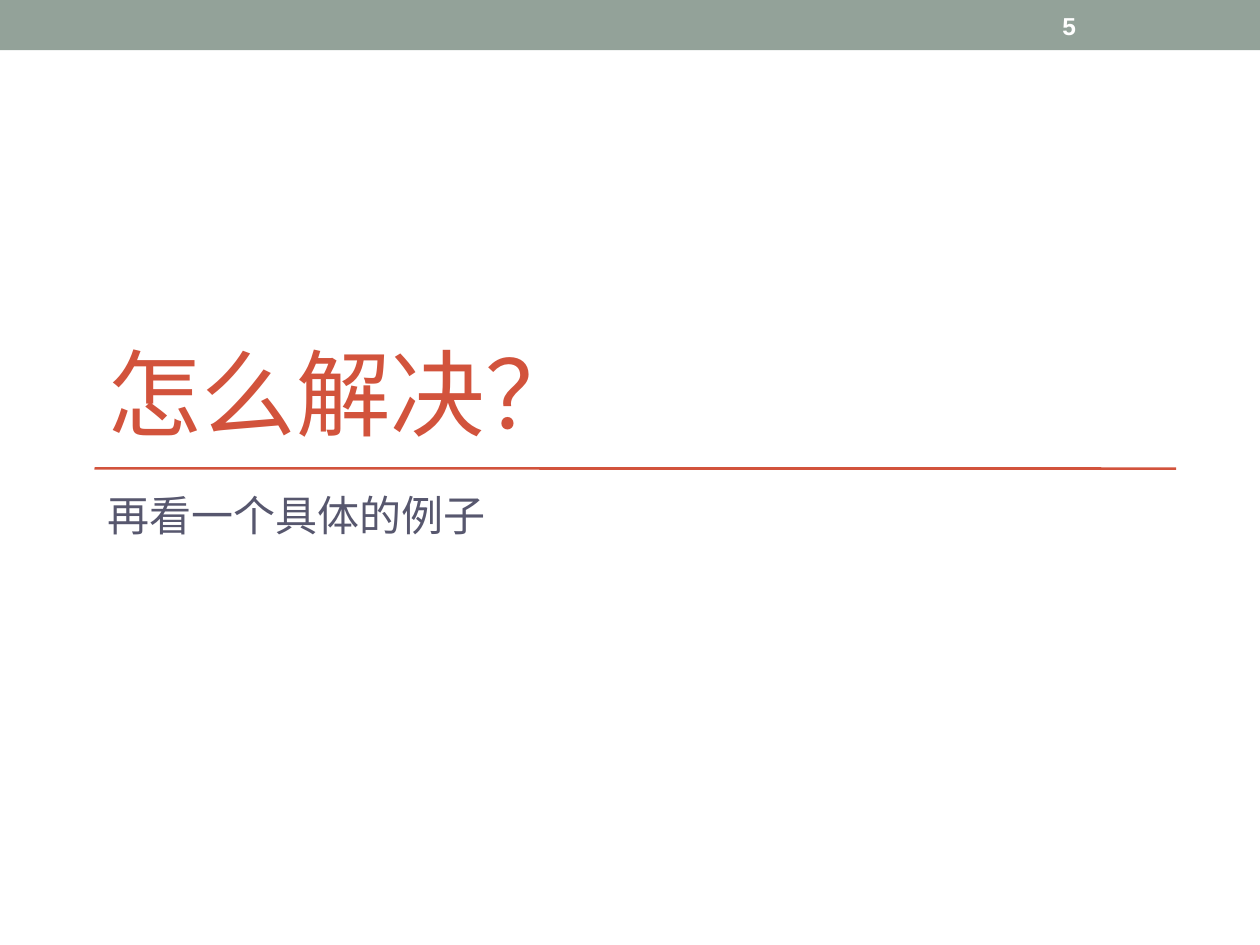
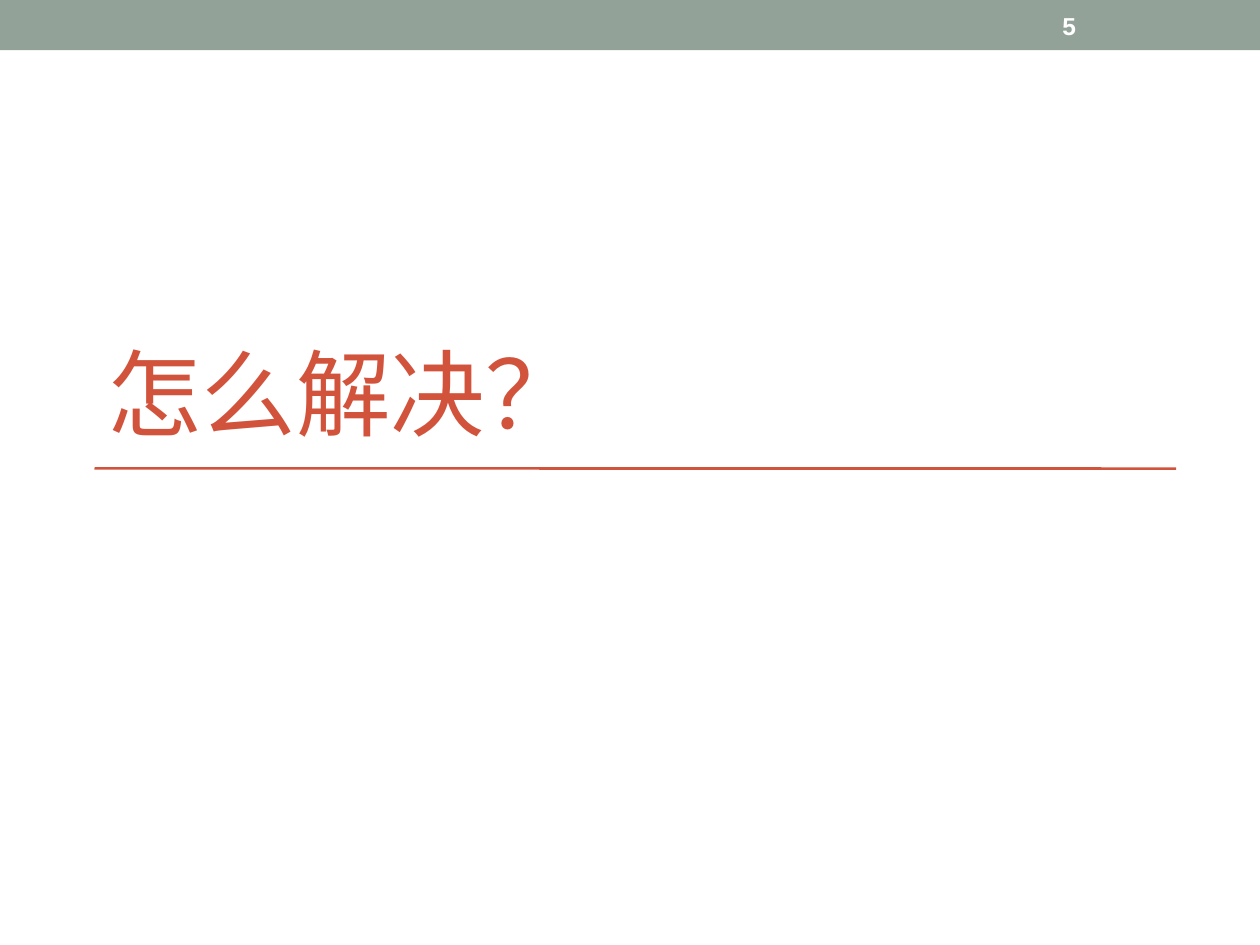
Before and after one commit to Lyon-NEU/Git, a slide deck: slide 5 of git.ppt. Drawn at 1260x945 pixels with LibreOffice and Linux fonts; fonts in the diff are those of the drawing. Boxes give left, top, right and bottom in pixels: in the first picture for what was removed or moved away, otherwise in the second. Text is boxed around its words. In the diff, an @@ line names an element or a change of style, - is before the commit and + after.

```diff
--- a/git.ppt
+++ b/git.ppt
@@ subtitle removed at bbox=[107, 495, 485, 535] @@
-再看一个具体的例子
```
Also in this commit, not shown: 13 other slides changed, 1 slide added, 1 slide removed.
